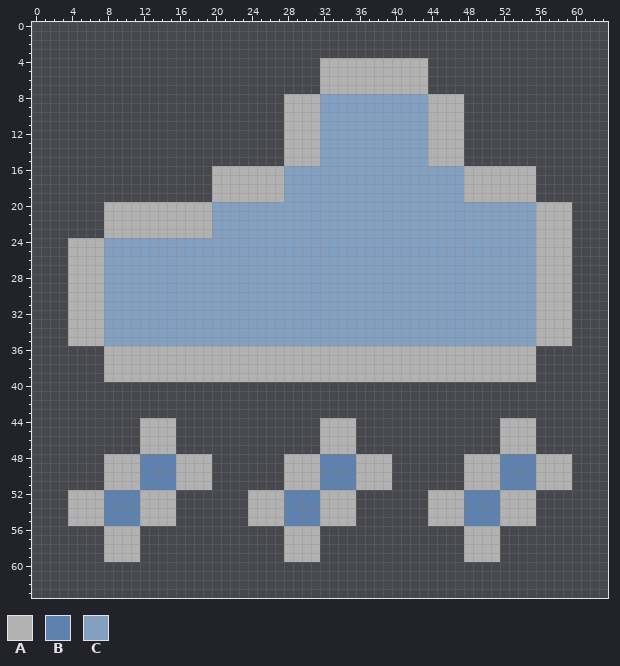
One commit to this pixel-art sprite: static/assets/icons/cloud-rain.png. Above, as it was before the edit.
The file is 64x64 pixels. Colours within 5 levels of each other are drawn and written as one.
Palette (. is transparent): A #b1b1b1  B #5f81ad  C #83a0c1
After the commit:
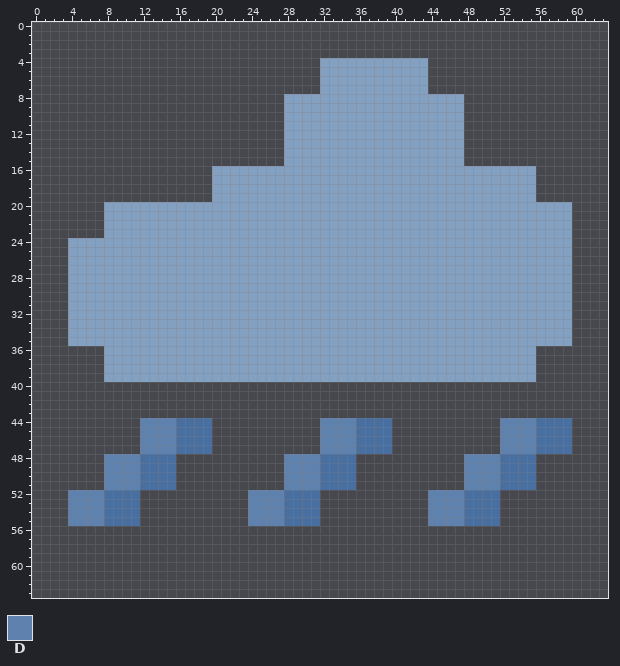
Colours new in this view: D #5f81ad
From old to new:
colour B: #5f81ad -> #496fa1
Changed rows in their new state; - is a pixel that keeps its letter.
first column x 4:
 4 ----------------------------CCCCCCCCCCCC----------------
 5 ----------------------------CCCCCCCCCCCC----------------
 6 ----------------------------CCCCCCCCCCCC----------------
 7 ----------------------------CCCCCCCCCCCC----------------
 8 ------------------------CCCC------------CCCC------------
 9 ------------------------CCCC------------CCCC------------
10 ------------------------CCCC------------CCCC------------
11 ------------------------CCCC------------CCCC------------
12 ------------------------CCCC------------CCCC------------
13 ------------------------CCCC------------CCCC------------
14 ------------------------CCCC------------CCCC------------
15 ------------------------CCCC------------CCCC------------
16 ----------------CCCCCCCC--------------------CCCCCCCC----
17 ----------------CCCCCCCC--------------------CCCCCCCC----
18 ----------------CCCCCCCC--------------------CCCCCCCC----
19 ----------------CCCCCCCC--------------------CCCCCCCC----
20 ----CCCCCCCCCCCC------------------------------------CCCC
21 ----CCCCCCCCCCCC------------------------------------CCCC
22 ----CCCCCCCCCCCC------------------------------------CCCC
23 ----CCCCCCCCCCCC------------------------------------CCCC
24 CCCC------------------------------------------------CCCC
25 CCCC------------------------------------------------CCCC
26 CCCC------------------------------------------------CCCC
27 CCCC------------------------------------------------CCCC
28 CCCC------------------------------------------------CCCC
29 CCCC------------------------------------------------CCCC
30 CCCC------------------------------------------------CCCC
31 CCCC------------------------------------------------CCCC
32 CCCC------------------------------------------------CCCC
33 CCCC------------------------------------------------CCCC
34 CCCC------------------------------------------------CCCC
35 CCCC------------------------------------------------CCCC
36 ----CCCCCCCCCCCCCCCCCCCCCCCCCCCCCCCCCCCCCCCCCCCCCCCC----
37 ----CCCCCCCCCCCCCCCCCCCCCCCCCCCCCCCCCCCCCCCCCCCCCCCC----
38 ----CCCCCCCCCCCCCCCCCCCCCCCCCCCCCCCCCCCCCCCCCCCCCCCC----
39 ----CCCCCCCCCCCCCCCCCCCCCCCCCCCCCCCCCCCCCCCCCCCCCCCC----
first column x 4:
44 --------DDDDBBBB------------DDDDBBBB------------DDDDBBBB
45 --------DDDDBBBB------------DDDDBBBB------------DDDDBBBB
46 --------DDDDBBBB------------DDDDBBBB------------DDDDBBBB
47 --------DDDDBBBB------------DDDDBBBB------------DDDDBBBB
48 ----DDDD----....--------DDDD----....--------DDDD----....
49 ----DDDD----....--------DDDD----....--------DDDD----....
50 ----DDDD----....--------DDDD----....--------DDDD----....
51 ----DDDD----....--------DDDD----....--------DDDD----....
52 DDDD----....--------DDDD----....--------DDDD----....----
53 DDDD----....--------DDDD----....--------DDDD----....----
54 DDDD----....--------DDDD----....--------DDDD----....----
55 DDDD----....--------DDDD----....--------DDDD----....----
56 ----....----------------....----------------....--------
57 ----....----------------....----------------....--------
58 ----....----------------....----------------....--------
59 ----....----------------....----------------....--------
